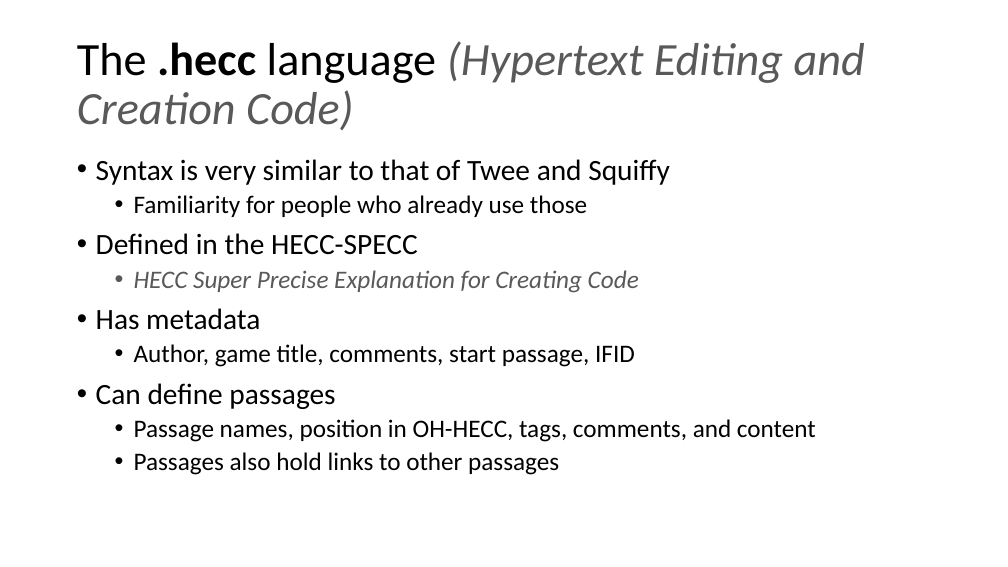
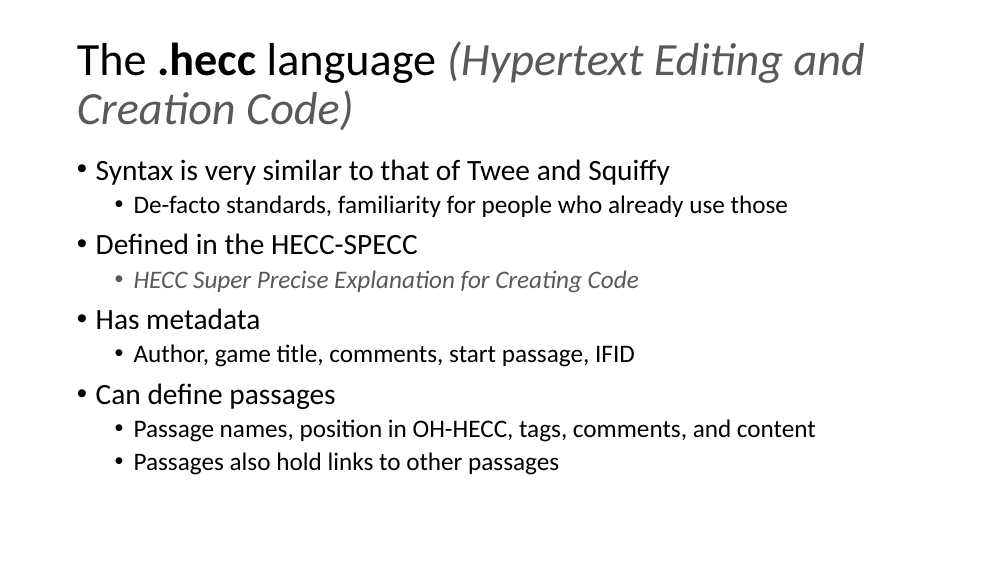
Before and after one commit to 11BelowStudio/HECC-IT, a slide deck: slide 8 of Reports n such/Week 11 Presentation.pptx (slide 6 before the commit). Drawn at 1008x567 pixels with LibreOffice and Linux fonts; fonts in the diff are those of the drawing. Boxes give left, top, right and bottom in pixels: in the first picture for what was removed or moved away, otherwise in the second. Text is boxed around its words. In the diff, an @@ line names an element or a change of style, - is before the commit and + after.

```diff
--- a/Reports n such/Week 11 Presentation.pptx
+++ b/Reports n such/Week 11 Presentation.pptx
@@ text at bbox=[134, 195, 788, 217]: text changed @@
-  • Familiarity for people who already use those
+  • De-facto standards, familiarity for people who already use those
```
Also in this commit, not shown: 9 other slides changed, 8 slides added, 1 slide removed, 2 other files.
